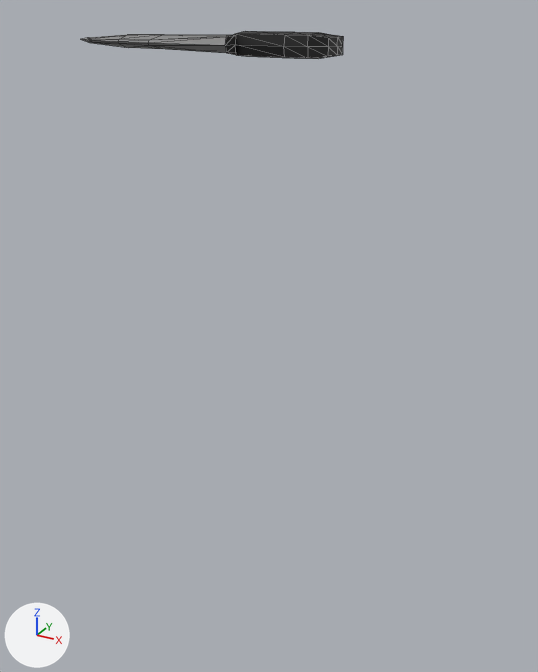
One commit to the glTF model assets/models/weapons/melee/one_hand/cuchillo_de_cocina.glb: the scene before it, then after it.
The view is the same before and after, from a camera (50 mm lens) standing at (0.481, -0.937, 0.044) and looking at (-0.003, -0.057, -0.396). The axes (+X, +Y, +Z) are drawn at lower left. The lights are the same throughout. The first picture is the older version. Mesh edges are drawn as thin lines. Where no turn or scale is listed for an object, it has been applied to the vertices.

Names of what the first picture shows: 'Cuchillo'.
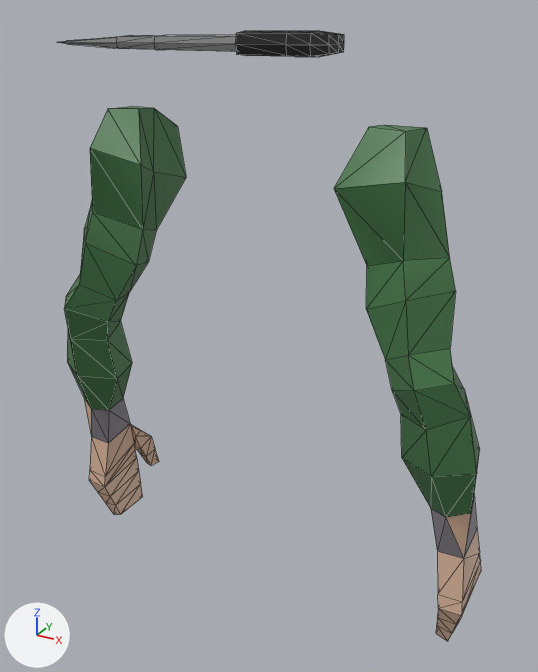
Where the change shows, as pixel boxes [x1, y1, x2, y2] in the pictures (538 x 672 px):
'PiernaIzquierda', added
    after: [64, 106, 481, 641]
    faces in mat_ropa (dark green #457949): [64, 106, 480, 517]
    faces in mat_piel (beige #d9b59c): [84, 398, 481, 641]
    faces in mat_manga (grey #88848c): [91, 399, 477, 559]
'Cuchillo', moved, turned
    before: [82, 31, 343, 59]
    after: [59, 31, 344, 57]

Diff of the bpy script that builds the scene:
```diff
--- a/assets/models/weapons/melee/one_hand/cuchillo_de_cocina.glb.py
+++ b/assets/models/weapons/melee/one_hand/cuchillo_de_cocina.glb.py
@@ mat_ropa @@
+mat_ropa = principled_material('ropa')
+mat_ropa.base_color = (0.0599, 0.191, 0.0662)  # dark green #457949
@@ mat_manga @@
+mat_manga = principled_material('manga')
+mat_manga.base_color = (0.246, 0.229, 0.264)  # grey #88848c
@@ mat_piel @@
+mat_piel = principled_material('piel')
+mat_piel.base_color = (0.694, 0.462, 0.332)  # beige #d9b59c
@@ me_piernaizquierda @@
+me_piernaizquierda.from_pydata(...)  # 179 vertices, 343 faces; spans x -0.335..0.336, y -0.199..0.017, z -0.812..-0.077
+# faces by material slot: [166, 158, 19]
+me_piernaizquierda.materials.append(mat_ropa)  # dark green #457949
+me_piernaizquierda.materials.append(mat_piel)  # beige #d9b59c
+me_piernaizquierda.materials.append(mat_manga)  # grey #88848c
@@ ob_cuchillo @@
 ob_cuchillo = bpy.data.objects.new('Cuchillo', me_cuchillo)
-ob_cuchillo.location = (0.0, 0.0, 0.0)
-ob_cuchillo.rotation_euler = (0.0, -1.571, 0.0)  # degrees (0, -90, 0)
+ob_cuchillo.location = (0.0, 0.01, 0.002)
+ob_cuchillo.rotation_euler = (3.141, 1.559, -0.000241)  # degrees (180, 89, -0)
@@ ob_piernaizquierda @@
+ob_piernaizquierda = bpy.data.objects.new('PiernaIzquierda', me_piernaizquierda)
+ob_piernaizquierda.location = (0.0, 0.0, 0.0)
```
